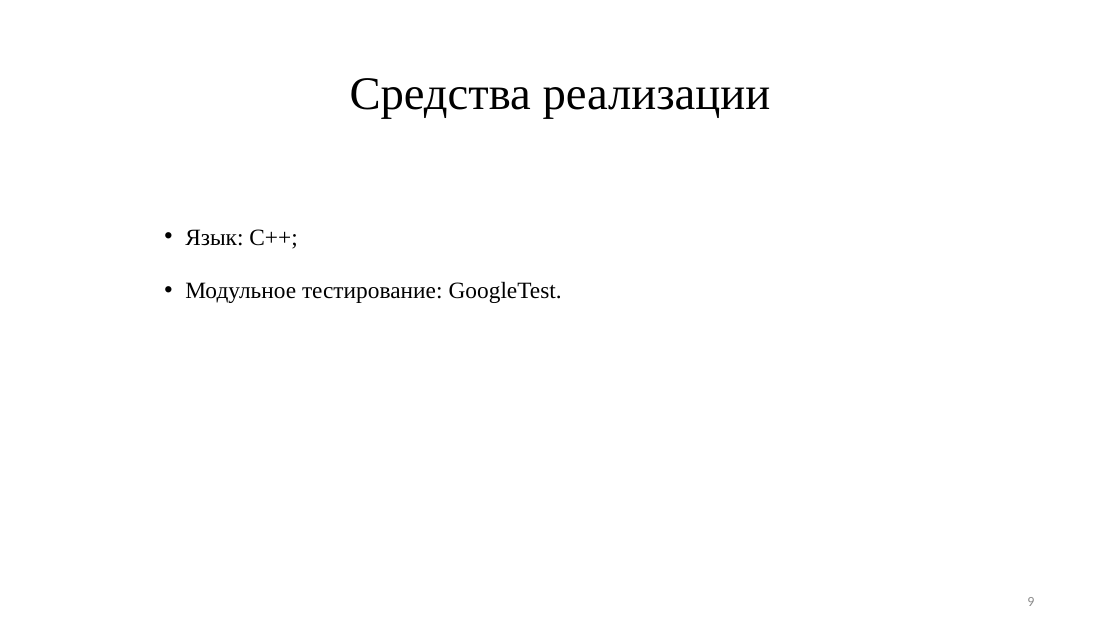
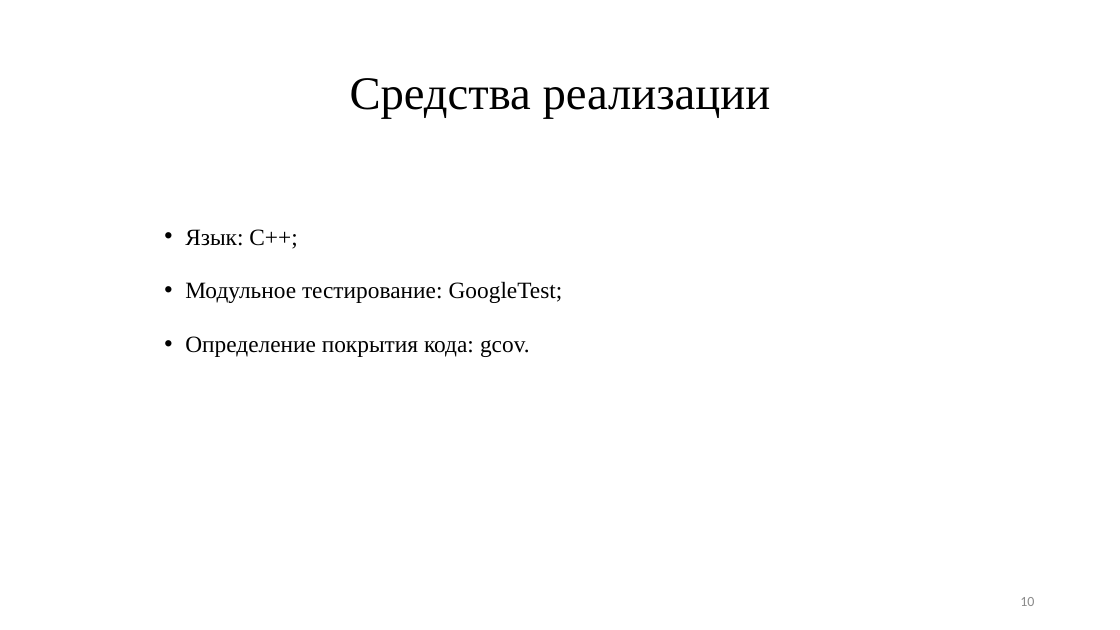
Before and after one commit to CakeForKit/cg_cp_info, a slide deck: slide 10 of ИУ7-52Б-Пермякова-Екатерина-Презентация-КГ.pptx (slide 9 before the commit). Drawn at 1120x630 pixels with LibreOffice and Linux fonts; fonts in the diff are those of the drawing. Boxes give left, top, right and bottom in pixels: in the first picture for what was removed or moved away, otherwise in the second. Text is boxed around its words. In the diff, an @@ line names an element or a change of style, - is before the commit and + after.

```diff
--- a/ИУ7-52Б-Пермякова-Екатерина-Презентация-КГ.pptx
+++ b/ИУ7-52Б-Пермякова-Екатерина-Презентация-КГ.pptx
@@ text at [185, 281, 563, 357]: text changed @@
-• Модульное тестирование: GoogleTest.
+• Модульное тестирование: GoogleTest;
+• Определение покрытия кода: gcov.
@@ page number at [1020, 597, 1034, 606]: text changed @@
-9
+10
```
Also in this commit, not shown: 3 other slides changed, 3 slides added, 2 slides removed, 12 other files.
